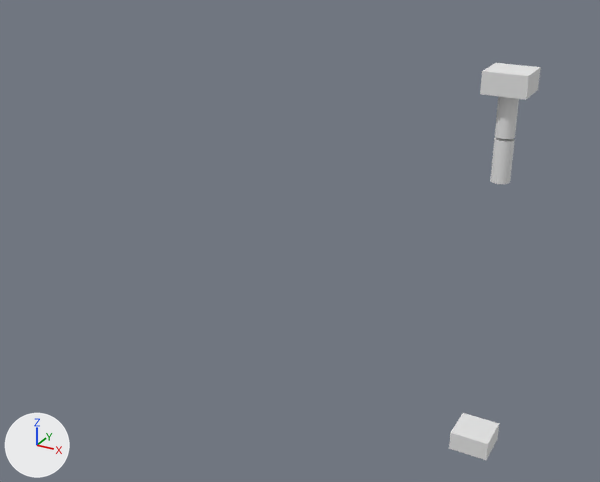
An edit to the Blender file LightArm/models/robotarm.blend, drawn before and after from the same camera.
Both versions are drawn from a 50 mm camera at (9.3, -35.9, 27.4) aimed at (-9.1, -2.4, 10.7). Arrows for +X, +Y and +Z are at lower left; the lights stay in place.

The first picture shows 'Cube', 'robot.004'.
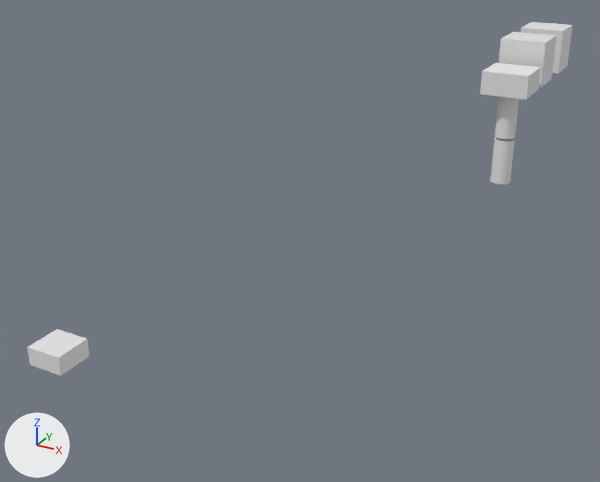
Changed parts and their boxes (x1, y1, x2, y2) in the pictures (600 x 482 px):
'Cube', moved: before (449, 413, 499, 460); after (27, 329, 89, 376)
'Cube.001', added: after (499, 32, 557, 88)
'Cube.002', added: after (520, 22, 573, 74)

What changed in the scene script:
```text
Add me_cube_001:
    me_cube_001.from_pydata(...)  # a box spanning x -1.0..1.0, y -1.0..1.0, z -1.0..1.0
Change ob_cube:
    ob_cube.location: (0.0, 0.0, 0.0) -> (-17.95, -10.82, 5.63)
Add ob_cube_001:
    ob_cube_001 = bpy.data.objects.new('Cube.001', me_cube_001)
    ob_cube_001.location = (0.0, 2.44, 19.78)
Add ob_cube_002:
    ob_cube_002 = bpy.data.objects.new('Cube.002', me_cube_001.copy())
    ob_cube_002.location = (0.0, 5.77, 19.78)
```
